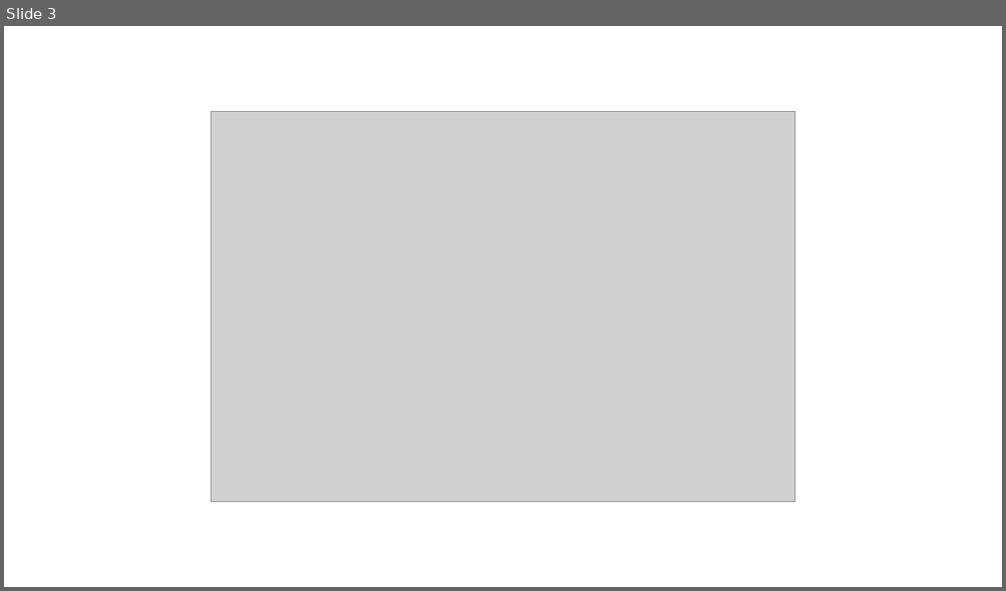
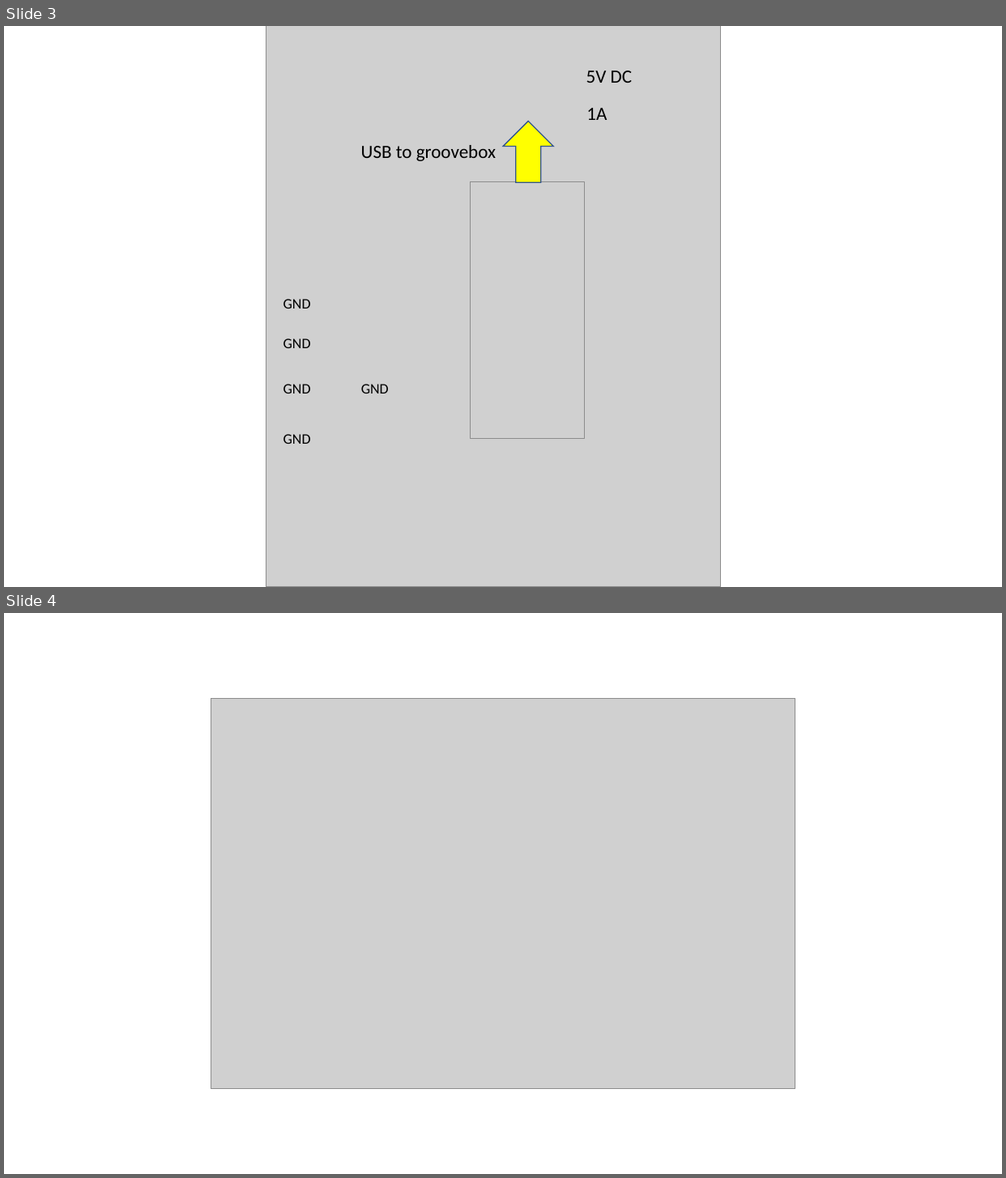
Before and after one commit to denybear/picovation, a slide deck: pictures/picovation.pptx. Shown one above the other, each under a label of ours: slide 3 before the commit, slides 3 and 4 after it. The pictures are 1006x591 and 1006x1178 pixels, drawn with LibreOffice and Linux fonts; fonts in the diff are those of the drawing; grey boxes stand for pictures. Boxes give left, top, right and bottom in pixels: in the first picture for what was removed or moved away, otherwise in the second. Text is boxed around its words. In the diff, an @@ line names an element or a change of style, - is before the commit and + after.

```diff
--- a/pictures/picovation.pptx
+++ b/pictures/picovation.pptx
@@ slide 3 added at bbox=[4, 26, 1002, 587], background #FFFFFF @@
@@ group added at bbox=[266, 26, 720, 587]: 8 texts, 2 pictures, 1 up arrow @@
+USB to groovebox
+5V DC
+1A
+GND
+GND
+GND
+GND
+GND
@@ what was slide 3 is now slide 4 @@
```
Also in this commit, not shown: 1 slide changed, 1 other slide added, 2 slides removed, 3 other files.
